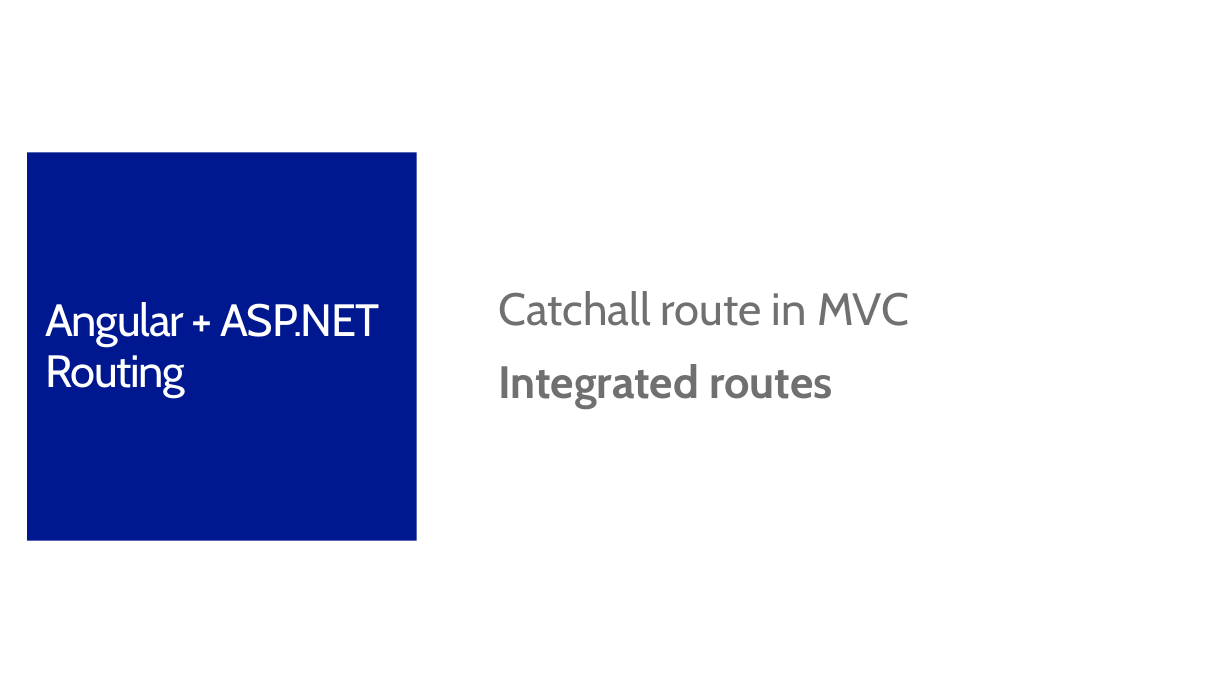
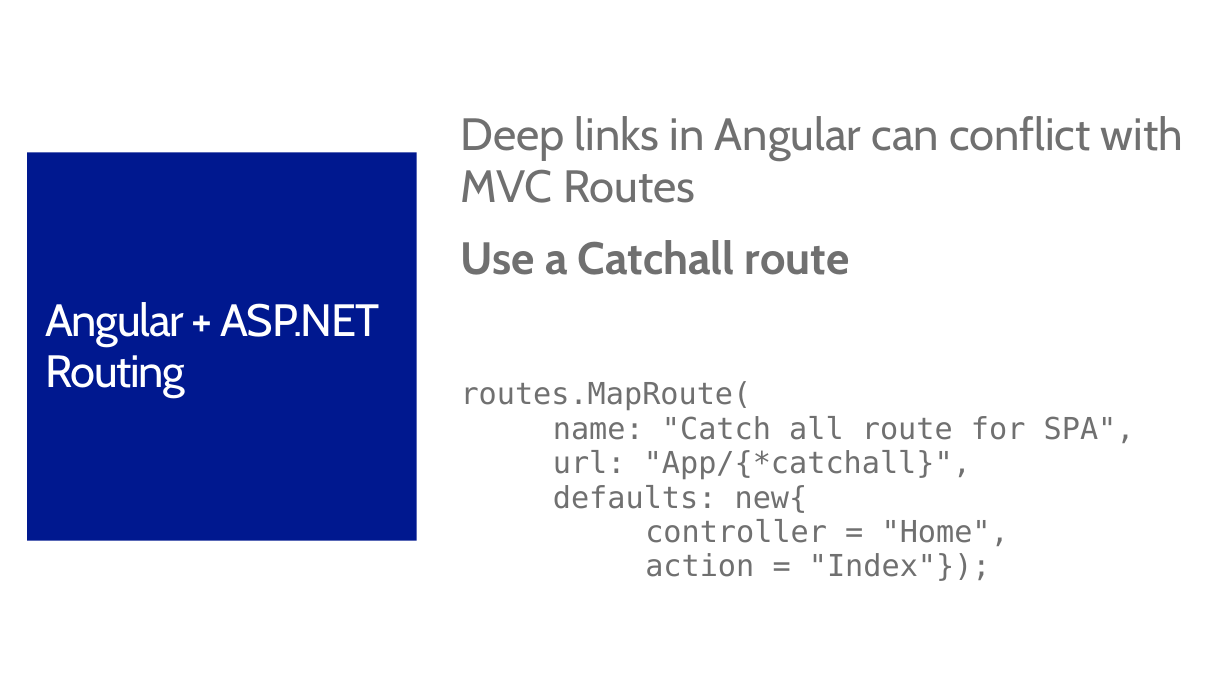
Before and after one commit to jongalloway/Angular-and-ASPNET-Build2014, a slide deck: slide 20 of AngularMTG/Slides/Building a Single Page Application with ASP.NET and Angular.js.pptx (slide 11 before the commit). Drawn at 1232x693 pixels with LibreOffice and Linux fonts; fonts in the diff are those of the drawing; background and template pictures are left out. Boxes give left, top, right and bottom in pixels: in the first picture for what was removed or moved away, otherwise in the second. Text is boxed around its words. In the diff, an @@ line names an element or a change of style, - is before the commit and + after.

Commit message:
Updated slides

```diff
--- a/AngularMTG/Slides/Building a Single Page Application with ASP.NET and Angular.js.pptx
+++ b/AngularMTG/Slides/Building a Single Page Application with ASP.NET and Angular.js.pptx
@@ text at [461,116,1183,581]: text changed; size 36 to 24 pt; font Cabin to DejaVu Sans Mono @@
-Catchall route in MVC
-Integrated routes
+Deep links in Angular can conflict with MVC Routes
+Use a Catchall route
+routes.MapRoute(
+name: "Catch all route for SPA",
+url: "App/{*catchall}",
+defaults: new{
+controller = "Home",
+action = "Index"});
```
Also in this commit, not shown: 4 other slides changed, 11 slides added, 1 slide removed.
